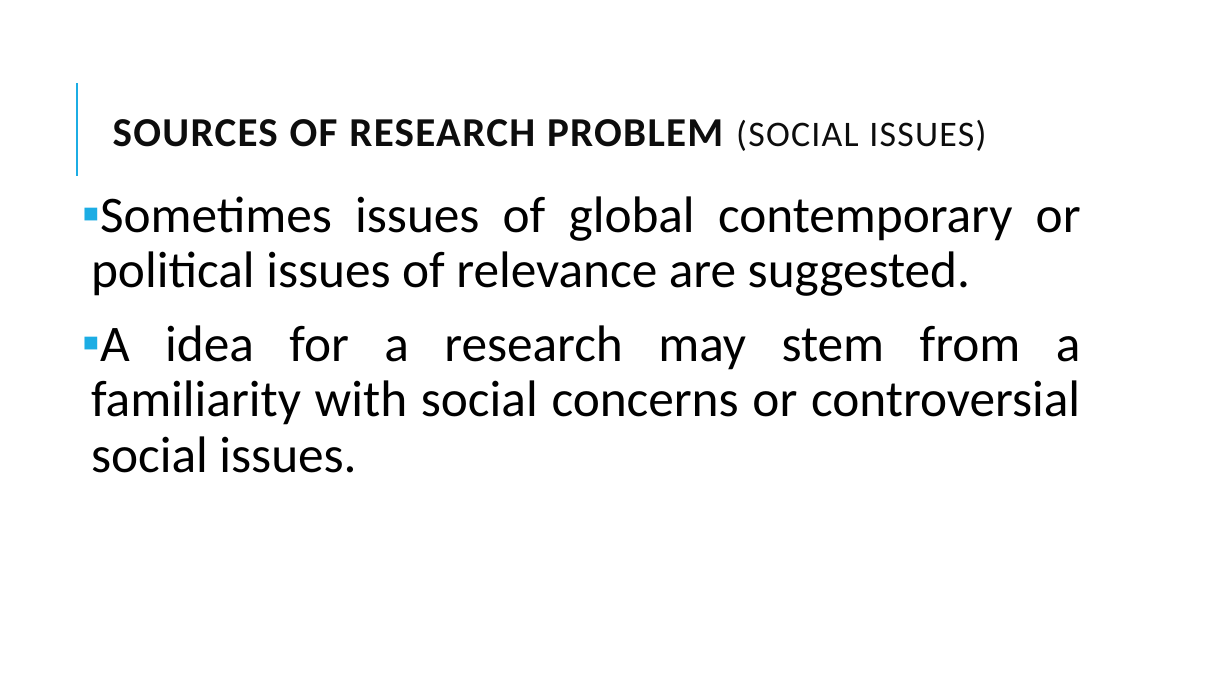
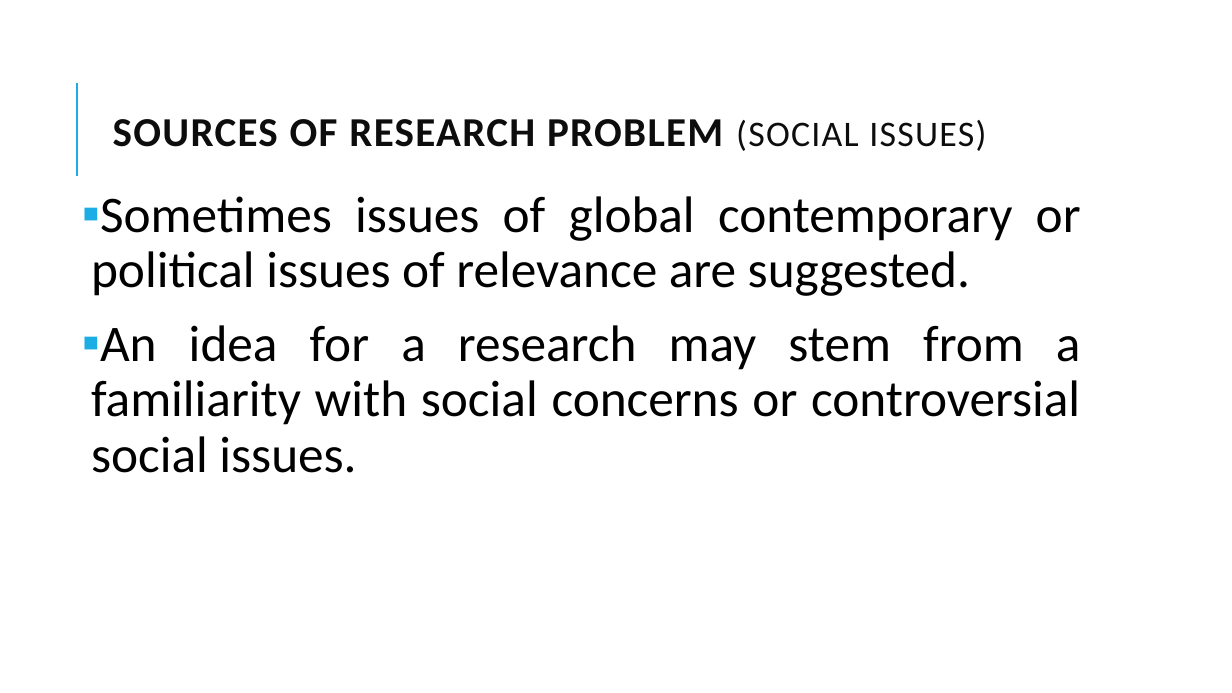
Before and after one commit to ahmedbilal7891/MSCS-2nd-Semester, a slide deck: slide 14 of BM-723 _Business research method/BooksAndNotes/Lec Two.pptx. Drawn at 1232x693 pixels with LibreOffice and Linux fonts; fonts in the diff are those of the drawing. Boxes give left, top, right and bottom in pixels: in the first picture for what was removed or moved away, otherwise in the second. Text is boxed around its words. In the diff, an @@ line names an element or a change of style, - is before the commit and + after.

```diff
--- a/BM-723 _Business research method/BooksAndNotes/Lec Two.pptx
+++ b/BM-723 _Business research method/BooksAndNotes/Lec Two.pptx
@@ text at <box>91,325,1081,473</box>: text changed @@
-▪ A idea for a research may stem from a familiarity with social concerns or controversial social issues.
+▪ An idea for a research may stem from a familiarity with social concerns or controversial social issues.
```
Also in this commit, not shown: 1 other slide changed, 12 other files.
